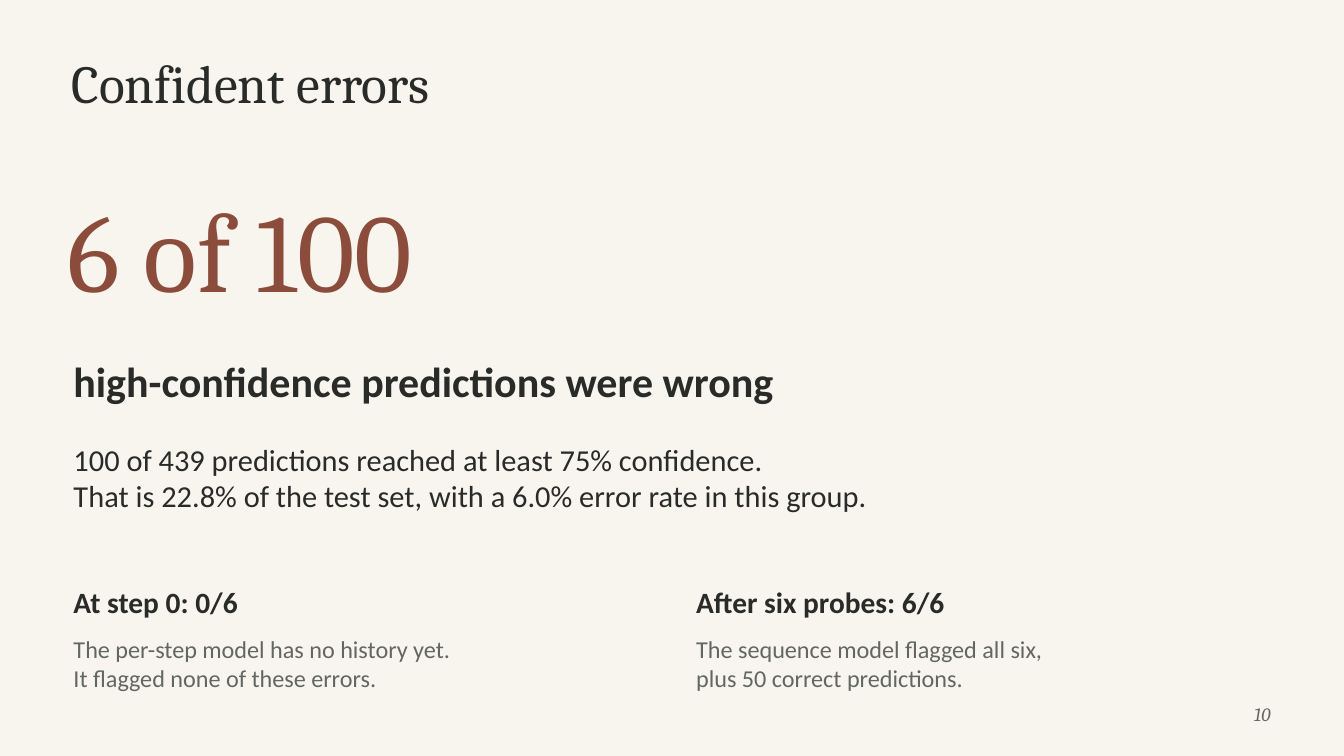
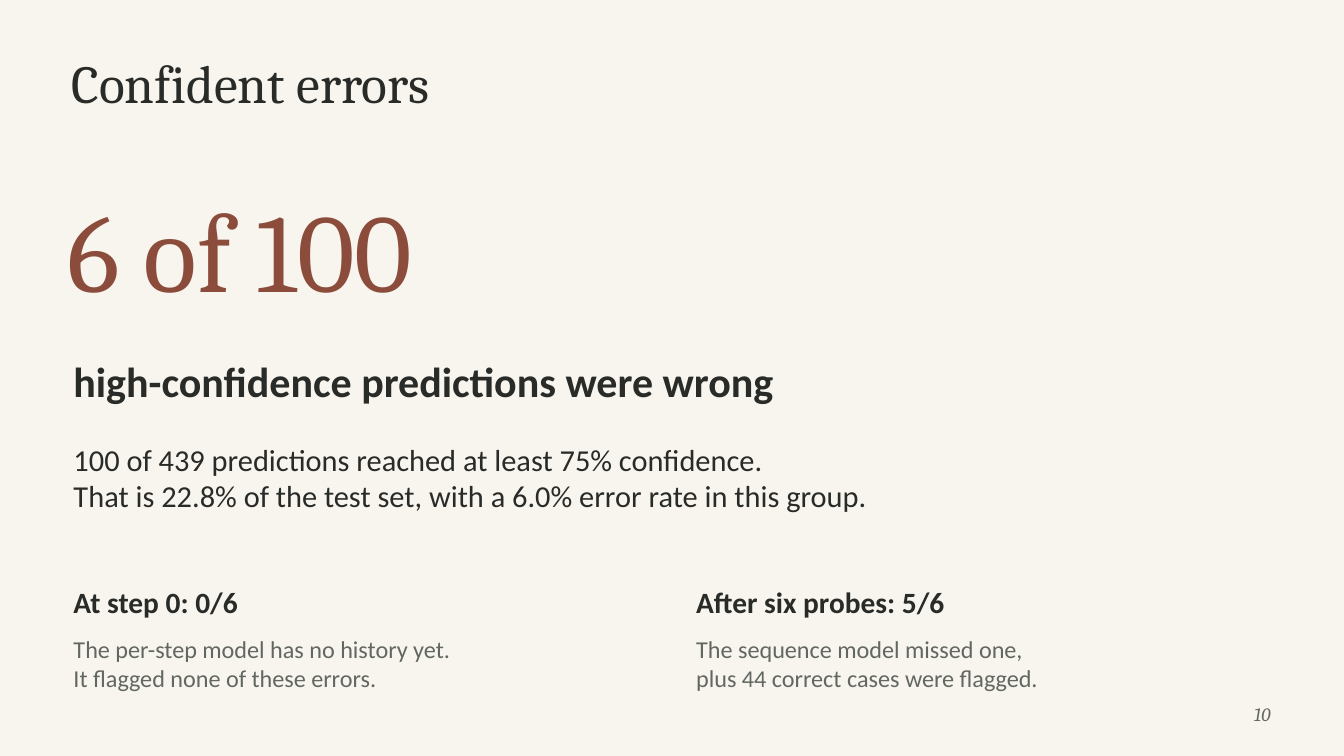
Before and after one commit to ahansardar/ai-confidence-drift, a slide deck: slide 10 of reports/presentation/AI_Confidence_Drift_Presentation.pptx. Drawn at 1344x756 pixels with LibreOffice and Linux fonts; fonts in the diff are those of the drawing. Boxes give left, top, right and bottom in pixels: in the first picture for what was removed or moved away, otherwise in the second. Text is boxed around its words. In the diff, an @@ line names an element or a change of style, - is before the commit and + after.

Commit message:
Make sequence detector scoring reproducible and report validated limits

```diff
--- a/reports/presentation/AI_Confidence_Drift_Presentation.pptx
+++ b/reports/presentation/AI_Confidence_Drift_Presentation.pptx
@@ text at box(696, 592, 944, 618): text changed @@
-After six probes: 6/6
+After six probes: 5/6
@@ text at box(696, 641, 1038, 691): text changed @@
-The sequence model flagged all six,
-plus 50 correct predictions.
+The sequence model missed one,
+plus 44 correct cases were flagged.
```
Also in this commit, not shown: 3 other slides changed, 10 other files.
